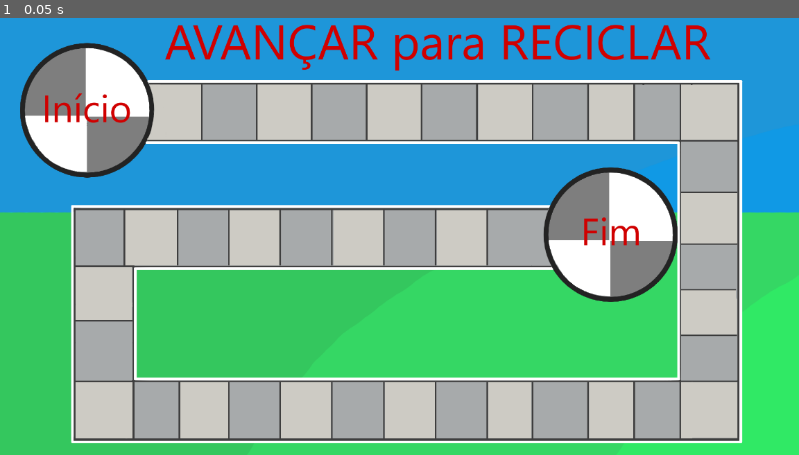
Above: before the commit, frame 1.
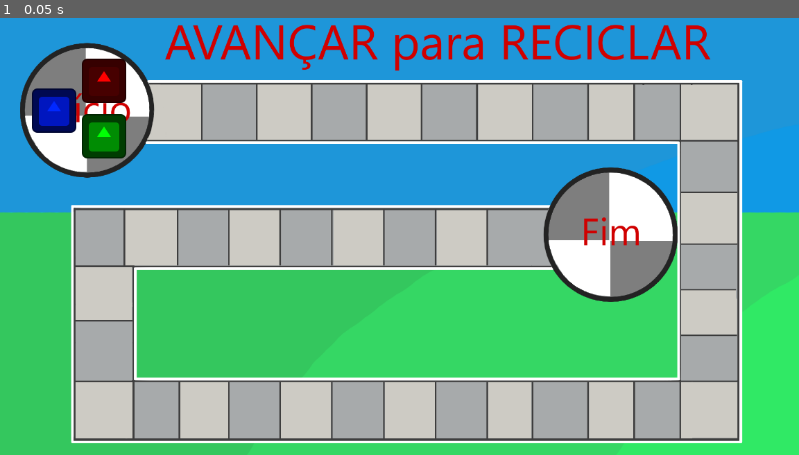
Above: after the commit, the same moment.

Repository: LitheFulminare/avancar-para-reciclar-XP5
Game: Godot game, scene res://Scenes/Game/game_scene.tscn
Same seed, same stepped clock (60 frames per second), same inputs: the game is played once before the commit and once after it. The engine's default icon, where the game draws it, is replaced by a stand-in: a white triangle on a blue panel in a dark square.
Inputs:
- Up to frame 1 (0.05 s): no input

The runs differ from the first frame. In frame 1, 1.7% of the frame differs, in the area x 4-16%, y 9-33%.

Commit message:
added players to the game scene

Diff:
--- a/avancar para reciclar/Scenes/Game/game_scene.tscn
+++ b/avancar para reciclar/Scenes/Game/game_scene.tscn
@@ -1,7 +1,8 @@
-[gd_scene load_steps=3 format=3 uid="uid://dyaj5f0egghh"]
+[gd_scene load_steps=4 format=3 uid="uid://dyaj5f0egghh"]
 
 [ext_resource type="Script" uid="uid://bhr6ih856bx5t" path="res://Scripts/Managers/round_manager.gd" id="1_x87qo"]
 [ext_resource type="Texture2D" uid="uid://dnlh52pyr57r1" path="res://Assets/Sprites/Map/Mapa_Avacar_para_reciclar_1.png" id="2_c53t7"]
+[ext_resource type="PackedScene" uid="uid://bakufkwaxuiuk" path="res://Scenes/Player/Player.tscn" id="3_ihfs7"]
 
 [node name="Game scene" type="Node2D"]
 
@@ -14,3 +15,20 @@
 position = Vector2(576, 324)
 scale = Vector2(0.6, 0.6)
 texture = ExtResource("2_c53t7")
+
+[node name="Players" type="Node" parent="."]
+
+[node name="Player 1" parent="Players" instance=ExtResource("3_ihfs7")]
+modulate = Color(1, 0, 0, 1)
+position = Vector2(150, 108)
+scale = Vector2(0.5, 0.5)
+
+[node name="Player 2" parent="Players" instance=ExtResource("3_ihfs7")]
+modulate = Color(0, 0.15625, 1, 1)
+position = Vector2(78, 151)
+scale = Vector2(0.5, 0.5)
+
+[node name="Player 3" parent="Players" instance=ExtResource("3_ihfs7")]
+modulate = Color(0, 1, 0.015625, 1)
+position = Vector2(150, 188)
+scale = Vector2(0.5, 0.5)
--- a/avancar para reciclar/Scenes/Player/Player.tscn
+++ b/avancar para reciclar/Scenes/Player/Player.tscn
@@ -6,7 +6,5 @@
 [node name="Player" type="Node2D"]
 script = ExtResource("1_s0eop")
 
-[node name="CharacterBody2D" type="CharacterBody2D" parent="."]
-
 [node name="Sprite2D" type="Sprite2D" parent="."]
 texture = ExtResource("2_ft8w5")
